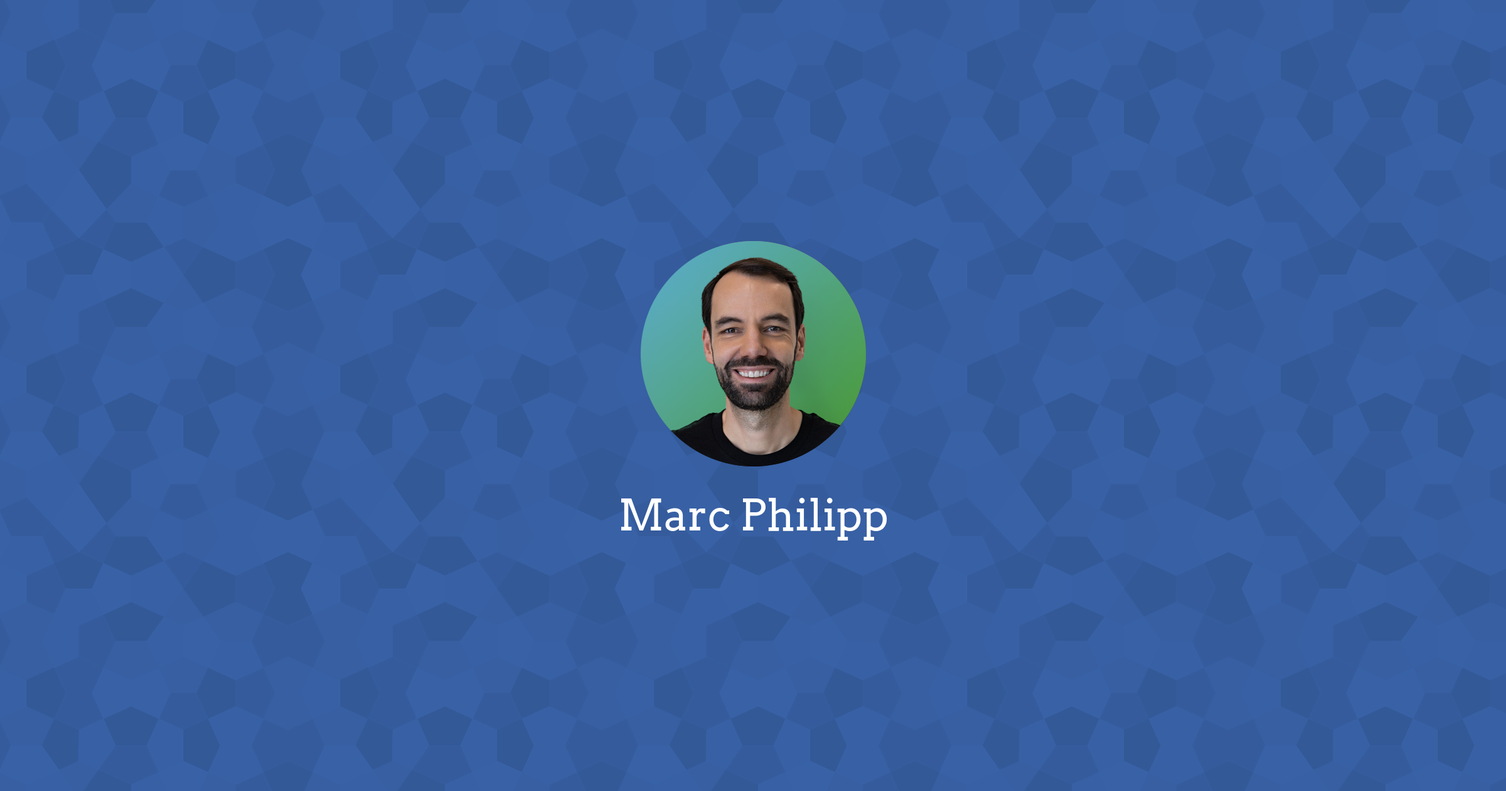
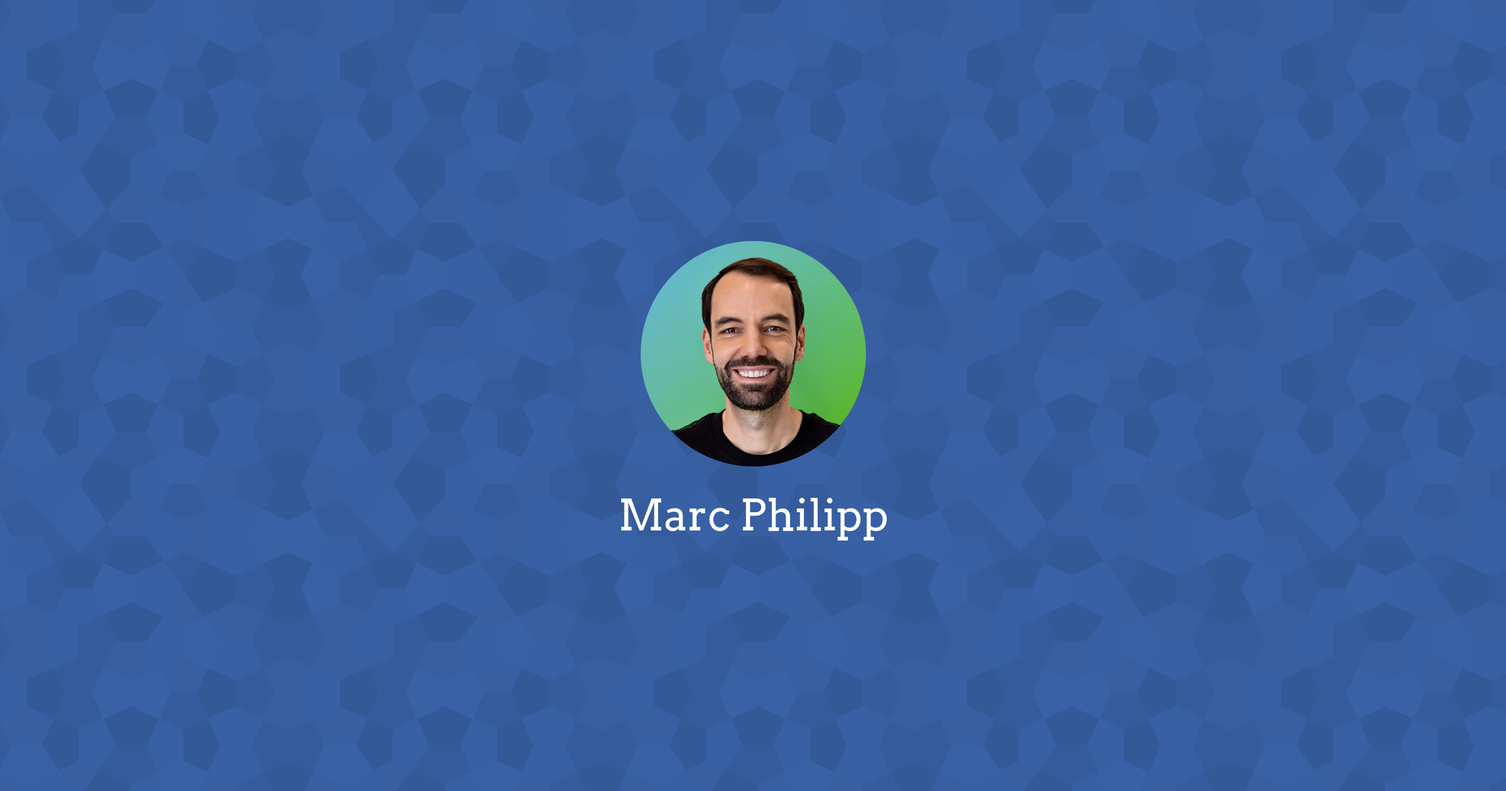
Two versions of the same layered image (w=1506, h=791). Layer-by-layer changes:
renamed "JetBrains-Avatar-Small.jpeg" to "JetBrains-Avatar-Small.jpg", painted on it over (640, 241, 867, 467)
